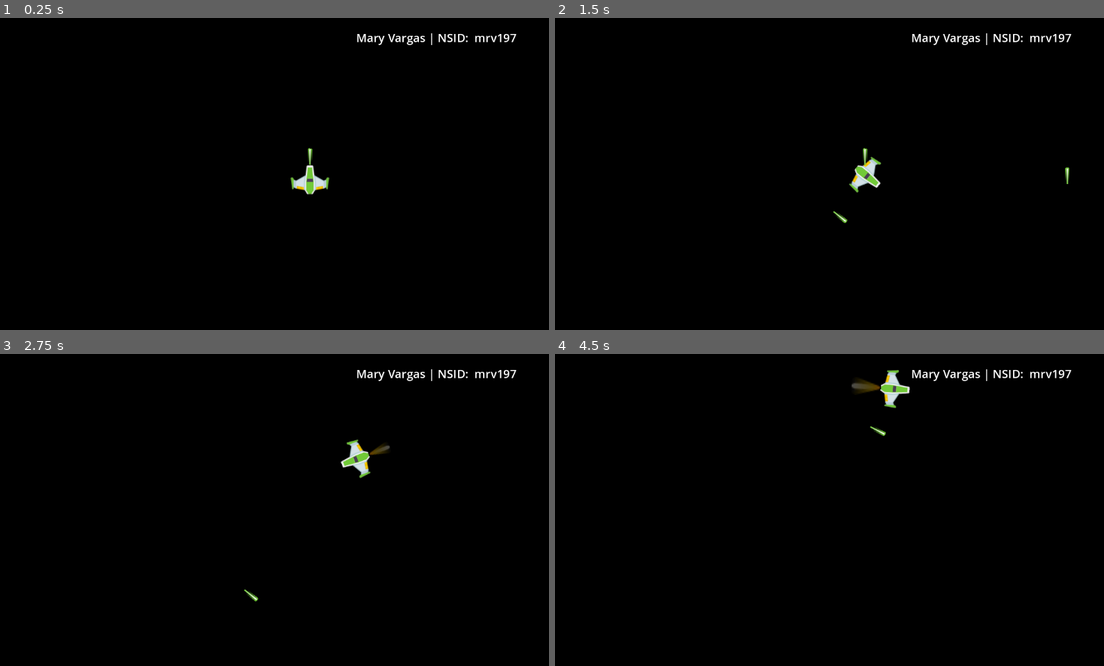
Above: before the commit, frames 1-4 (two rows, left to right).
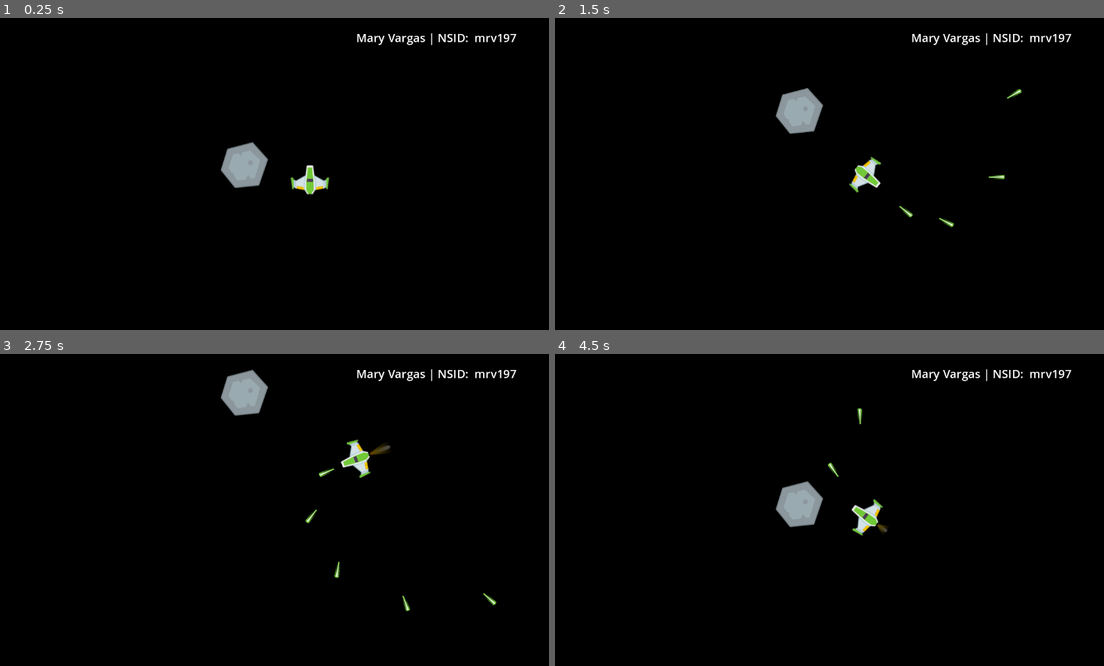
Above: after the commit, the same moments.

Repository: maryandrearv/CMPT306-Assignment2
Game: Godot game, scene res://RootScene.tscn
Same seed, same stepped clock (60 frames per second), same inputs: the game is played once before the commit and once after it.
Inputs:
- Up to frame 1 (0.25 s): no input
- Up to frame 2 (1.5 s): hold Right (ui_right) 0.53-1.28 s; hold Space (shoot) 0.53-1.28 s; hold Down (ui_down) from 1.28 s (still down); tap Space (shoot) at 1.35 s
- Up to frame 3 (2.75 s): release Down (ui_down) at 2.03 s; hold Right (ui_right) from 2.03 s (still down); hold Space (shoot) from 2.03 s (still down)
- Up to frame 4 (4.5 s): release Right (ui_right) at 2.78 s; release Space (shoot) at 2.78 s; hold Up (ui_up) 2.78-3.53 s; tap Space (shoot) at 2.85, 4.35 s; hold Space (shoot) 3.53-4.28 s; hold Left (ui_left) from 3.53 s (still down); tap R (reset, bound only after the commit) at 4.15 s

The runs differ from the first frame. In frame 1, 1.0% of the frame differs, in the area x 40-57%, y 39-55%; in frame 2, 1.2%; in frame 3, 1.2%; in frame 4, 1.9%, in the area x 40-65%, y 5-59%.

Commit message:
Step 7, Implemented bullet shooting and created asteroids.

Diff:
--- a/RootScene.tscn
+++ b/RootScene.tscn
@@ -1,13 +1,15 @@
-[gd_scene load_steps=4 format=3 uid="uid://dabxsj2p6iwqu"]
+[gd_scene load_steps=5 format=3 uid="uid://dabxsj2p6iwqu"]
 
 [ext_resource type="PackedScene" uid="uid://81crqbcmkb6p" path="res://player.tscn" id="1_k4lqd"]
-[ext_resource type="PackedScene" uid="uid://dbgx2p0d75t5y" path="res://bullet.tscn" id="3_5w3u1"]
+[ext_resource type="Script" path="res://game.gd" id="1_nysmb"]
+[ext_resource type="PackedScene" uid="uid://cmyxgyg8ihlpm" path="res://asteroid.tscn" id="3_0fe1p"]
 
 [sub_resource type="LabelSettings" id="LabelSettings_vmvvx"]
 font_size = 24
 
 [node name="Node2D" type="Node2D"]
 position = Vector2(656, 336)
+script = ExtResource("1_nysmb")
 
 [node name="NSID" type="Label" parent="."]
 offset_left = 96.0
@@ -20,6 +22,7 @@
 
 [node name="Player" parent="." instance=ExtResource("1_k4lqd")]
 
-[node name="Bullet" parent="." instance=ExtResource("3_5w3u1")]
-position = Vector2(1.81899e-12, -40)
-rotation = 6.28507
+[node name="Bullets" type="Node" parent="."]
+
+[node name="Asteroid" parent="." instance=ExtResource("3_0fe1p")]
+position = Vector2(-136, -8)
--- /dev/null
+++ b/asteroid.gd
@@ -0,0 +1,42 @@
+extends Area2D
+
+var movement_vector := Vector2(0, -1)
+var speed := 200
+
+enum AsteroidSize{LARGE, MEDIUM, SMALL}
+@export var size := AsteroidSize.LARGE
+
+@onready var sprite = $Sprite2D
+@onready var cshape = $CollisionShape2D
+
+func _ready():
+	#rotation = randf_range(0, 2*PI)
+
+	match size:
+		AsteroidSize.LARGE:
+			speed = randf_range(50, 100)
+			sprite.texture = preload("res://assets/textures/meteorGrey_big4.png")
+			cshape.set_deferred("shape", preload("res://resources/asteroid_cshape_large.tres"))
+		AsteroidSize.MEDIUM:
+			speed = randf_range(100, 150)
+			sprite.texture = preload("res://assets/textures/meteorGrey_med2.png")
+			cshape.set_deferred("shape", preload("res://resources/asteroid_cshape_medium.tres"))
+		AsteroidSize.SMALL:
+			speed = randf_range(100, 200)
+			sprite.texture = preload("res://assets/textures/meteorGrey_tiny1.png")
+			cshape.set_deferred("shape", preload("res://resources/asteroid_cshape_small.tres"))
+
+# Called every frame. 'delta' is the elapsed time since the previous frame.
+func _physics_process(delta):
+	global_position += movement_vector.rotated(rotation) * speed * delta
+
+	var radius = cshape.shape.radius
+	var screen_size = get_viewport_rect().size
+	if (global_position.y+radius) < 0:
+		global_position.y = (screen_size.y+radius)
+	elif (global_position.y-radius) > screen_size.y:
+		global_position.y = -radius
+	if (global_position.x+radius) < 0:
+		global_position.x = (screen_size.x+radius)
+	elif (global_position.x-radius) > screen_size.x:
+		global_position.x = -radius
--- /dev/null
+++ b/asteroid.tscn
@@ -0,0 +1,14 @@
+[gd_scene load_steps=4 format=3 uid="uid://cmyxgyg8ihlpm"]
+
+[ext_resource type="Script" path="res://asteroid.gd" id="1_mehyi"]
+[ext_resource type="Texture2D" uid="uid://bexa58l2yynkd" path="res://assets/textures/meteorGrey_big4.png" id="2_no1oc"]
+[ext_resource type="Shape2D" uid="uid://dce250287autj" path="res://resources/asteroid_cshape_large.tres" id="3_qsq4q"]
+
+[node name="Asteroid" type="Area2D"]
+script = ExtResource("1_mehyi")
+
+[node name="Sprite2D" type="Sprite2D" parent="."]
+texture = ExtResource("2_no1oc")
+
+[node name="CollisionShape2D" type="CollisionShape2D" parent="."]
+shape = ExtResource("3_qsq4q")
--- a/bullet.gd
+++ b/bullet.gd
@@ -1,16 +1,17 @@
 extends Area2D
 
-var speed = 400.0  # Bullet speed
-var direction = Vector2()  # Bullet's movement direction
+@export var speed := 500.0
 
-func _ready():
-	# Automatically delete the bullet after 2 seconds
-	await get_tree().create_timer(2.0).timeout
+var movement_vector := Vector2(0, -1)
+
+func _physics_process(delta):
+	global_position += movement_vector.rotated(rotation) * speed * delta
+
+func _on_visible_on_screen_notifier_2d_screen_exited():
 	queue_free()
 
-func _physics_process(delta):
-	# Move the bullet forward
-	position += direction * speed * delta
-
-func set_direction(new_direction: Vector2):
-	direction = new_direction
+#func _on_area_entered(area):
+	#if area is Asteroid:
+		#var asteroid = area
+		#asteroid.explode()
+		#queue_free()
--- a/bullet.tscn
+++ b/bullet.tscn
@@ -4,18 +4,25 @@
 [ext_resource type="Texture2D" uid="uid://c0ox0dtfur166" path="res://assets/textures/laserGreen11.png" id="2_mjdbd"]
 
 [sub_resource type="CapsuleShape2D" id="CapsuleShape2D_vc62b"]
-radius = 8.0
 height = 32.0
 
 [node name="Bullet" type="Area2D"]
+collision_layer = 8
+collision_mask = 5
 script = ExtResource("1_v3wwa")
 
 [node name="Sprite2D" type="Sprite2D" parent="."]
-position = Vector2(0, -8)
-scale = Vector2(1, 0.648147)
+position = Vector2(0, -16.75)
+scale = Vector2(1, 0.62037)
 texture = ExtResource("2_mjdbd")
 
 [node name="CollisionShape2D" type="CollisionShape2D" parent="."]
-position = Vector2(0, -8)
-scale = Vector2(0.8, 1.2)
+position = Vector2(0, -16)
+scale = Vector2(0.5, 1.1)
 shape = SubResource("CapsuleShape2D_vc62b")
+
+[node name="VisibleOnScreenNotifier2D" type="VisibleOnScreenNotifier2D" parent="."]
+position = Vector2(0, -16)
+scale = Vector2(0.5, 1.499)
+
+[connection signal="screen_exited" from="VisibleOnScreenNotifier2D" to="." method="_on_visible_on_screen_notifier_2d_screen_exited"]
--- /dev/null
+++ b/game.gd
@@ -0,0 +1,17 @@
+extends Node2D
+
+@onready var bullets = $Bullets
+@onready var player = $Player
+
+func _ready():
+	# Connect the "bullet_shot" signal from the player to the _on_bullet_shot function
+	player.connect("bullet_shot", Callable(self, "_on_bullet_shot"))
+
+func _process(delta):
+	if Input.is_action_just_pressed("reset"):
+		get_tree().reload_current_scene()
+
+func _on_bullet_shot(bullet):
+	bullets.add_child(bullet)  # Correct method to add the bullet to the bullets node
+	# Code to handle what happens when a bullet is shot
+	print("Bullet has been shot")
--- a/player.gd
+++ b/player.gd
@@ -1,16 +1,27 @@
 extends CharacterBody2D
+
+signal bullet_shot(bullet)
 
 var rotation_speed = 3.0  # How fast the ship rotates
 var movement_speed = 400.0  # How fast the ship moves forward/backward
+
 var friction = 0.05  # Slow down over time when not thrusting
+
+var shoot_cd = false
+var rate_of_fire = 0.15
+
 
 @onready var left_thruster = $LeftThruster
 @onready var right_thruster = $RightThruster
 @onready var anim = $AnimationPlayer
 @onready var bullet_scene = preload("res://Bullet.tscn")  # Preload the bullet scene
 
+@onready var muzzle = $Muzzle
+
+
+
 # _process handles input for ship rotation and movement
-func _process(delta):
+func _physics_process(delta):
 	# Handle Rotation
 	if Input.is_action_pressed("ui_right"):
 		rotation += rotation_speed * delta
@@ -42,21 +53,17 @@
 	move_and_slide()
 
 # _input handles firing the bullet
-func _input(event):
-	if event.is_action_pressed("shoot"):
-		fire_bullet()
+func _process(delta):
+	if Input.is_action_pressed("shoot"):
+		if !shoot_cd:
+			shoot_cd = true
+			fire_bullet()
+			await get_tree().create_timer(rate_of_fire).timeout
+			shoot_cd = false
 
-# fire_bullet handles the instantiation of a bullet and sets its position and direction
+ # fire_bullet handles the instantiation of a bullet and sets its position and direction
 func fire_bullet():
 	var bullet = bullet_scene.instantiate()  # Instance a new bullet
-	# Offset the bullet to fire from the front of the ship (based on its rotation)
-	var front_offset = Vector2(40, 0).rotated(rotation)  # Adjust the 40 value as needed
-	bullet.position = position + front_offset  # Set the bullet's position at the front of the ship
+	bullet.global_position = muzzle.global_position
 	bullet.rotation = rotation  # Set the bullet's rotation to match the player's rotation
-
-	# Calculate the direction for the bullet based on player's rotation
-	var bullet_direction = Vector2(cos(rotation), sin(rotation))
-	bullet.set_direction(bullet_direction)
-
-	# Add the bullet to the parent scene
-	get_parent().add_child(bullet)
+	emit_signal("bullet_shot", bullet)
--- a/player.tscn
+++ b/player.tscn
@@ -218,6 +218,8 @@
 }
 
 [node name="Player" type="CharacterBody2D"]
+collision_layer = 2
+collision_mask = 5
 script = ExtResource("1_x5gqu")
 
 [node name="Sprite2D" type="Sprite2D" parent="."]
@@ -241,3 +243,6 @@
 libraries = {
 "": SubResource("AnimationLibrary_rfs02")
 }
+
+[node name="Muzzle" type="Node2D" parent="."]
+position = Vector2(0, -40)
--- a/project.godot
+++ b/project.godot
@@ -26,6 +26,22 @@
 "events": [Object(InputEventKey,"resource_local_to_scene":false,"resource_name":"","device":0,"window_id":0,"alt_presse …(189 unchanged characters)…
 ]
 }
+move_forward={
+"deadzone": 0.5,
+"events": []
+}
+reset={
+"deadzone": 0.5,
+"events": [Object(InputEventKey,"resource_local_to_scene":false,"resource_name":"","device":-1,"window_id":0,"alt_pressed":false,"shift_pressed":false,"ctrl_pressed":false,"meta_pressed":false,"pressed":false,"keycode":0,"physical_keycode":82,"key_label":0,"unicode":114,"location":0,"echo":false,"script":null)
+]
+}
+
+[layer_names]
+
+2d_physics/layer_1="world"
+2d_physics/layer_2="player"
+2d_physics/layer_3="asteroid"
+2d_physics/layer_4="projectile"
 
 [rendering]
 
--- /dev/null
+++ b/resources/asteroid_cshape_large.tres
@@ -0,0 +1,4 @@
+[gd_resource type="CircleShape2D" format=3 uid="uid://dce250287autj"]
+
+[resource]
+radius = 48.0
--- /dev/null
+++ b/resources/asteroid_cshape_medium.tres
@@ -0,0 +1,4 @@
+[gd_resource type="CircleShape2D" format=3 uid="uid://olar3k278j8o"]
+
+[resource]
+radius = 24.0
--- /dev/null
+++ b/resources/asteroid_cshape_small.tres
@@ -0,0 +1,3 @@
+[gd_resource type="CircleShape2D" format=3 uid="uid://ty587tjje8m0"]
+
+[resource]
